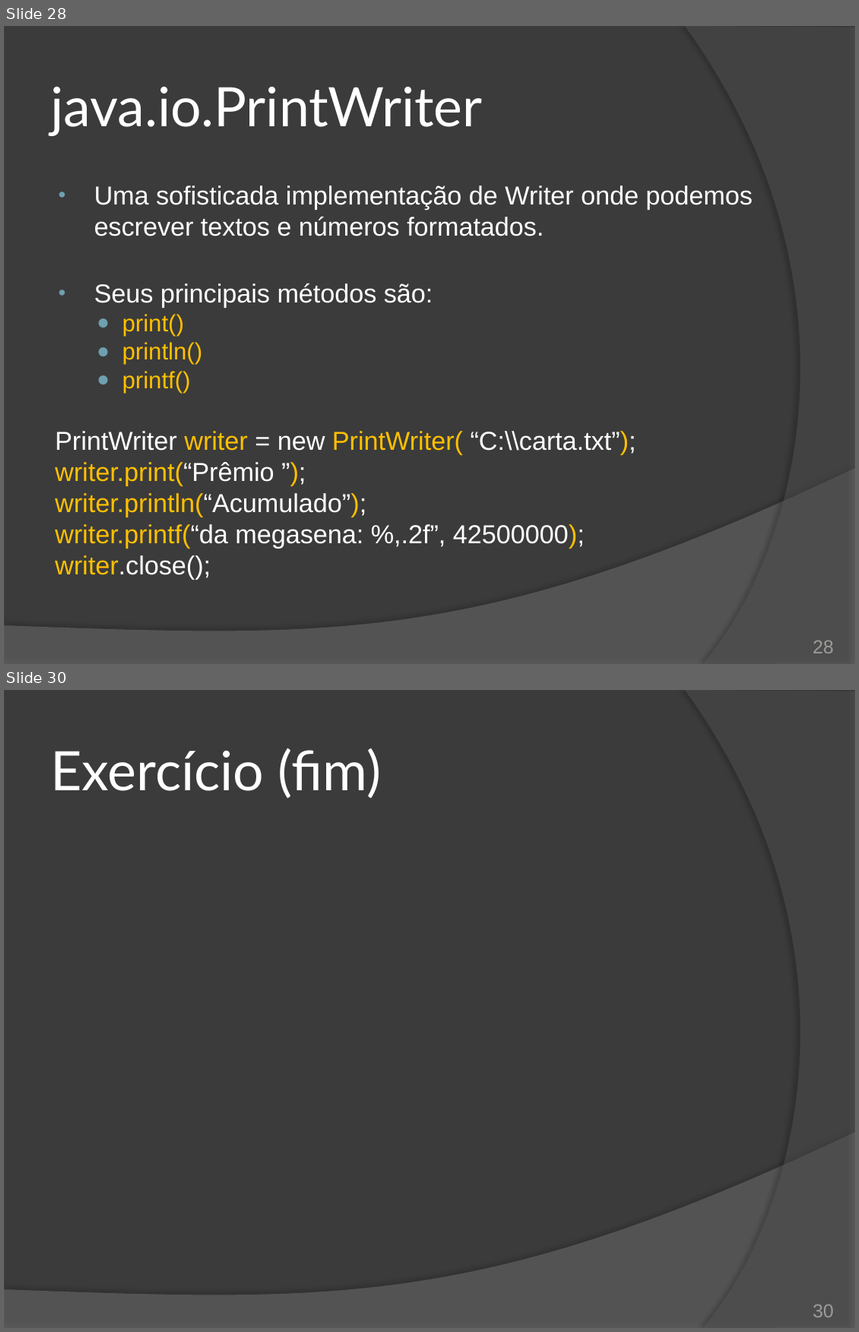
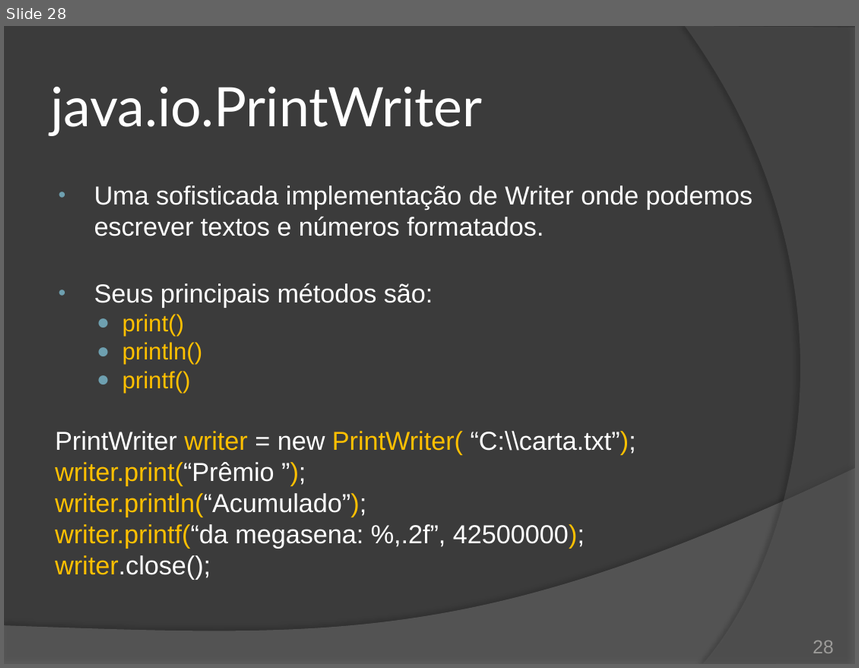
Before and after one commit to duchesqui/slzvieira-training, a slide deck: 2-Java-Programmer-Modulo-II/18.Capitulo10.pptx. Shown one above the other, each under a label of ours: slides 28 and 30 before the commit, slide 28 after it; the slides between them are not shown. The pictures are 859x1332 and 859x668 pixels, drawn with LibreOffice and Linux fonts; fonts in the diff are those of the drawing. Boxes give left, top, right and bottom in pixels: in the first picture for what was removed or moved away, otherwise in the second. Text is boxed around its words. In the diff, an @@ line names an element or a change of style, - is before the commit and + after.

Commit message:
Capítulo 10: Exercício do editor de texto.

```diff
--- a/2-Java-Programmer-Modulo-II/18.Capitulo10.pptx
+++ b/2-Java-Programmer-Modulo-II/18.Capitulo10.pptx
@@ slide 30 removed at (4,690,855,1328), background #3B3B3B; not listed: 2 template elements that a slide beside it also shows @@
@@ title removed at (51,748,381,799) @@
-Exercício (fim)
@@ page number removed at (813,1305,834,1318) @@
-30
```
Also in this commit, not shown: 1 slide changed, 6 slides added, 4 other files.
